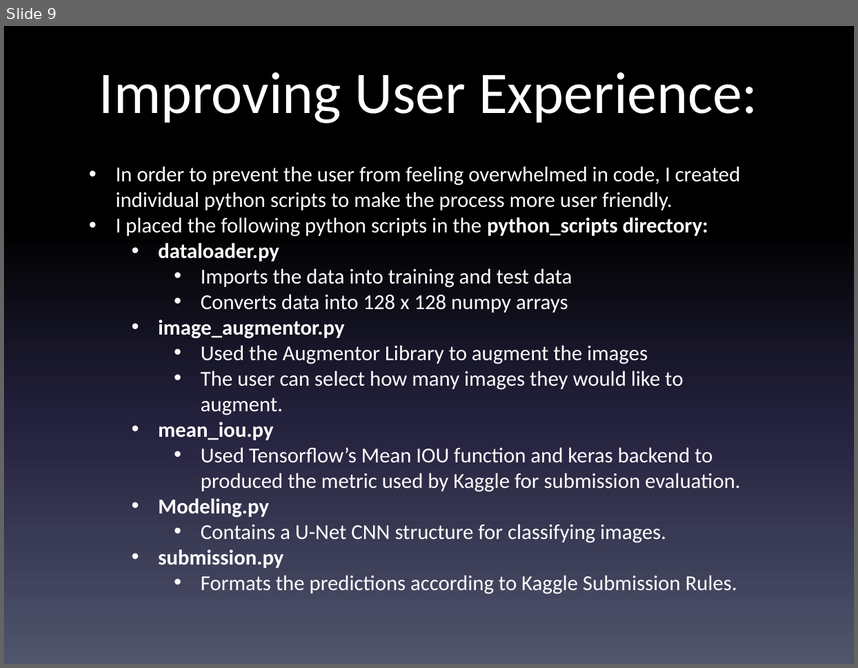
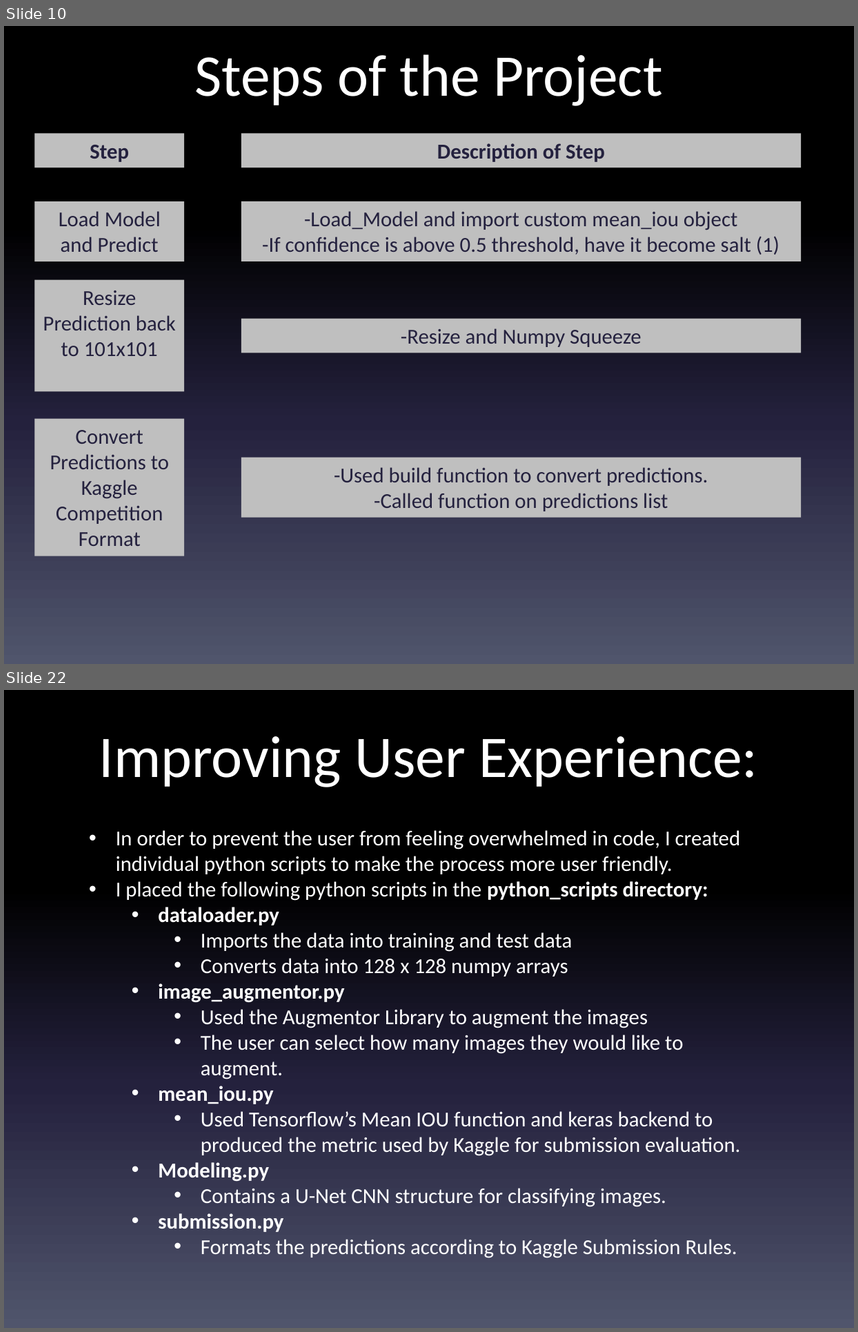
Before and after one commit to clach1225/Salt_Deposit_Identification, a slide deck: Final_Presentation.pptx. Shown one above the other, each under a label of ours: slide 9 before the commit, slides 10 and 22 after it; the slides between them are not shown. The pictures are 858x668 and 858x1332 pixels, drawn with LibreOffice and Linux fonts; fonts in the diff are those of the drawing. Boxes give left, top, right and bottom in pixels: in the first picture for what was removed or moved away, otherwise in the second. Text is boxed around its words. In the diff, an @@ line names an element or a change of style, - is before the commit and + after.

```diff
--- a/Final_Presentation.pptx
+++ b/Final_Presentation.pptx
@@ slide 10 added at (4, 26, 854, 664), background gradient #000000 to #24213E to #51566D @@
@@ title added at (194, 54, 662, 106), 50 pt, text #FFFFFF @@
+Steps of the Project
@@ rectangle added at (34, 133, 184, 167), fill #BFBFBF, 18 pt, text #24213E, bold @@
+Step
@@ rectangle added at (241, 133, 802, 167), fill #BFBFBF, 18 pt, text #24213E, bold @@
+Description of Step
@@ rectangle added at (34, 201, 184, 261), fill #BFBFBF, 18 pt, text #24213E @@
+Load Model and Predict
@@ rectangle added at (241, 201, 802, 261), fill #BFBFBF, 18 pt, text #24213E @@
+-Load_Model and import custom mean_iou object
+-If confidence is above 0.5 threshold, have it become salt (1)
@@ rectangle added at (34, 280, 184, 392), fill #BFBFBF, 18 pt, text #24213E @@
+Resize Prediction back to 101x101
@@ rectangle added at (241, 319, 802, 352), fill #BFBFBF, 18 pt, text #24213E @@
+-Resize and Numpy Squeeze
@@ rectangle added at (34, 418, 184, 556), fill #BFBFBF, 18 pt, text #24213E @@
+Convert Predictions to Kaggle Competition Format
@@ rectangle added at (241, 457, 802, 517), fill #BFBFBF, 18 pt, text #24213E @@
+-Used build function to convert predictions.
+-Called function on predictions list
@@ what was slide 9 is now slide 22 @@
```
Also in this commit, not shown: 3 slides changed, 16 other slides added.
